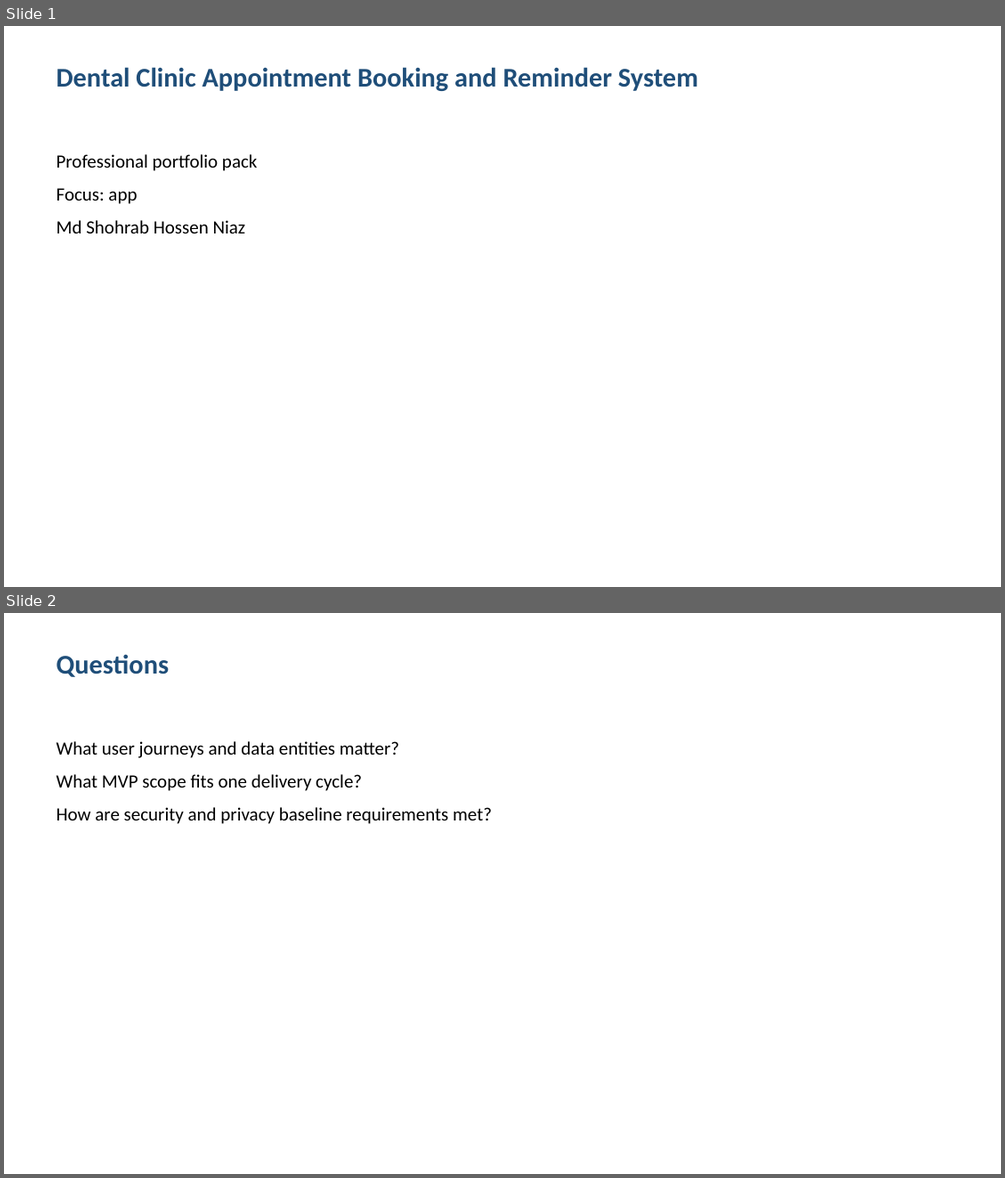
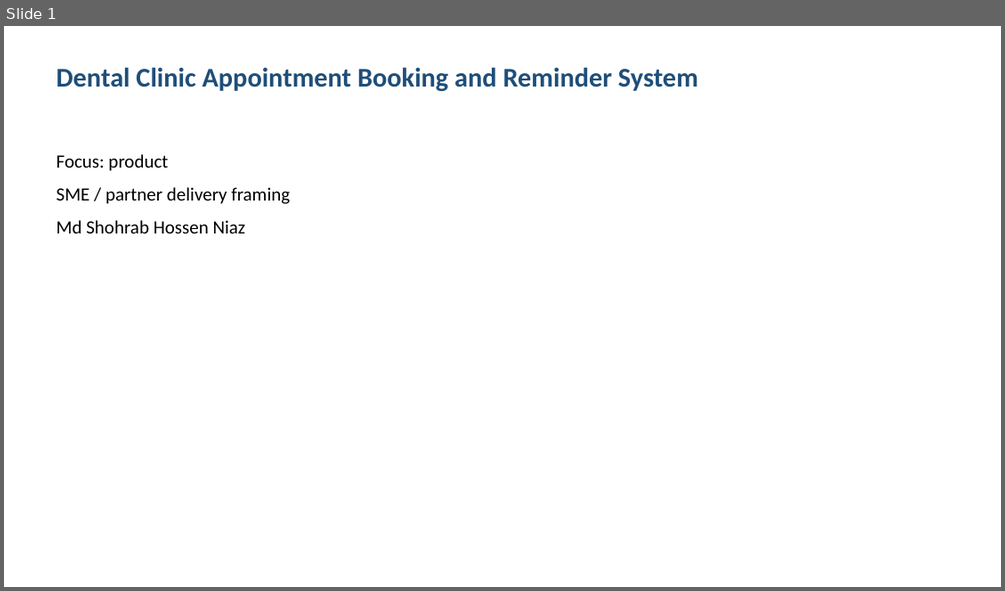
Before and after one commit to shohrabniaz/dental-clinic-booking-system, a slide deck: Final_Submission/02_Presentation.pptx. Shown one above the other, each under a label of ours: slides 1 and 2 before the commit, slide 1 after it. The pictures are 1005x1178 and 1005x591 pixels, drawn with LibreOffice and Linux fonts; fonts in the diff are those of the drawing. Boxes give left, top, right and bottom in pixels: in the first picture for what was removed or moved away, otherwise in the second. Text is boxed around its words. In the diff, an @@ line names an element or a change of style, - is before the commit and + after.

Commit message:
Polish portfolio pack for professional showcase readiness.

```diff
--- a/Final_Submission/02_Presentation.pptx
+++ b/Final_Submission/02_Presentation.pptx
@@ slide 2 removed at [4, 613, 1001, 1174], background #FFFFFF @@
@@ text removed at [57, 654, 169, 677] @@
-Questions
@@ text removed at [57, 741, 492, 824] @@
-What user journeys and data entities matter?
-What MVP scope fits one delivery cycle?
-How are security and privacy baseline requirements met?
@@ slide 1 changed as well @@
@@ text at [57, 154, 290, 204]: text changed @@
-Professional portfolio pack
-Focus: app
+Focus: product
+SME / partner delivery framing
```
Also in this commit, not shown: 2 other slides changed, 1 slide added, 12 other files.
